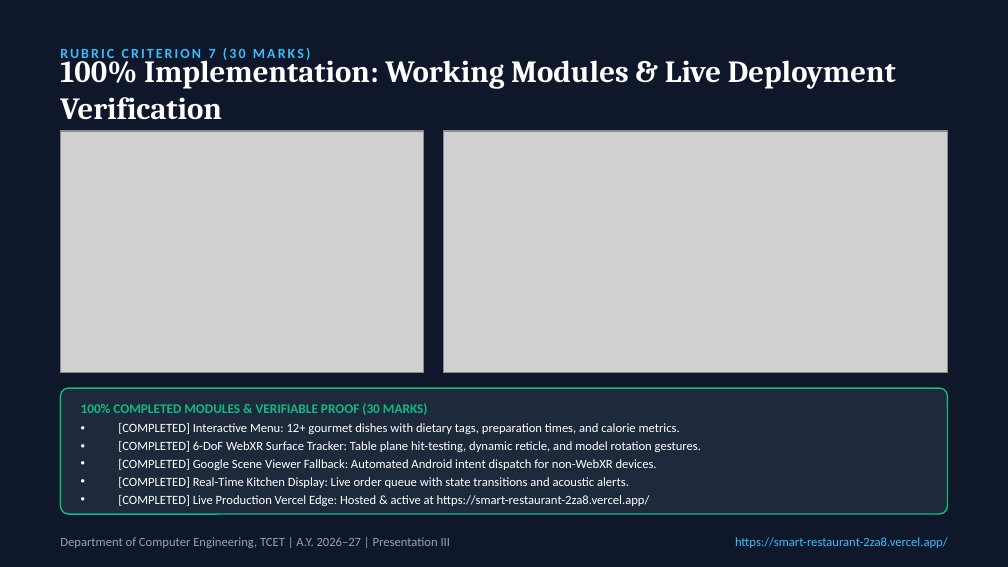
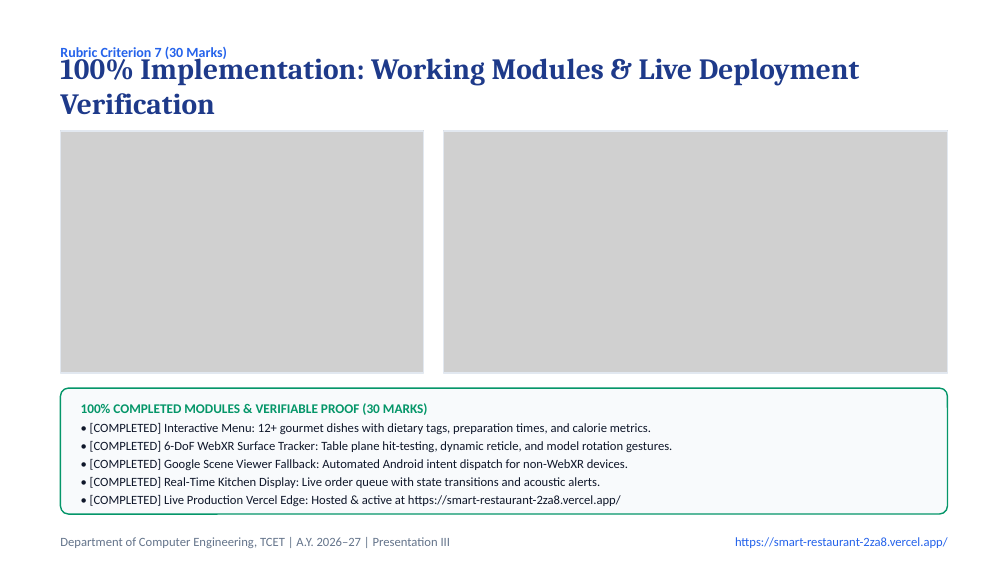
Before and after one commit to MANAV0060/Smart-Restaurant, a slide deck: slide 13 of Smart_Restaurant_Presentation_III.pptx. Drawn at 1008x567 pixels with LibreOffice and Linux fonts; fonts in the diff are those of the drawing; grey boxes stand for pictures. Boxes give left, top, right and bottom in pixels: in the first picture for what was removed or moved away, otherwise in the second. Text is boxed around its words. In the diff, an @@ line names an element or a change of style, - is before the commit and + after.

Commit message:
style(presentation): refactor PPTX to clean, professional white-and-navy academic theme

```diff
--- a/Smart_Restaurant_Presentation_III.pptx
+++ b/Smart_Restaurant_Presentation_III.pptx
@@ background #0F172A to #FFFFFF @@
@@ text at <box>60,47,227,61</box>: text changed; text colour #38BDF8 to #2563EB @@
-RUBRIC CRITERION 7 (30 MARKS)
+Rubric Criterion 7 (30 Marks)
@@ text "100% Implementation: Working Modules & ..." at <box>60,51,860,115</box>: size 22 to 21 pt, text colour #FFFFFF to #1E3A8A @@
@@ rectangle added at <box>60,131,423,373</box>, outline #E2E8F0 1 pt @@
@@ rectangle added at <box>444,131,948,373</box>, outline #E2E8F0 1 pt @@
@@ rounded rectangle at <box>60,388,948,514</box>: fill #1E293B to #F8FAFC; outline #10B981 1 pt to #059669 1 pt @@
@@ text "100% COMPLETED MODULES & VERIFIABLE ..." at <box>81,403,428,415</box>: text colour #10B981 to #059669 @@
@@ text at <box>90,423,672,506</box>: text changed; text colour #FFFFFF to #0F172A @@
-• [COMPLETED] Interactive Menu: 12+ gourmet dishes with dietary tags, preparation times, and calorie metrics.
-• [COMPLETED] 6-DoF WebXR Surface Tracker: Table plane hit-testing, dynamic reticle, and model rotation gestures.
-• [COMPLETED] Google Scene Viewer Fallback: Automated Android intent dispatch for non-WebXR devices.
-• [COMPLETED] Real-Time Kitchen Display: Live order queue with state transitions and acoustic alerts.
-• [COMPLETED] Live Production Vercel Edge: Hosted & active at https://smart-restaurant-2za8.vercel.app/
+• [COMPLETED] Interactive Menu: 12+ gourmet dishes with dietary tags, preparation times, and calorie metrics.
+• [COMPLETED] 6-DoF WebXR Surface Tracker: Table plane hit-testing, dynamic reticle, and model rotation gestures.
+• [COMPLETED] Google Scene Viewer Fallback: Automated Android intent dispatch for non-WebXR devices.
+• [COMPLETED] Real-Time Kitchen Display: Live order queue with state transitions and acoustic alerts.
+• [COMPLETED] Live Production Vercel Edge: Hosted & active at https://smart-restaurant-2za8.vercel.app/
@@ text "Department of Computer Engineering, TCET ..." at <box>60,537,451,548</box>: text colour #94A3B8 to #64748B @@
@@ text "https://smart-restaurant-2za8.vercel.app/" at <box>735,537,948,548</box>: text colour #38BDF8 to #2563EB @@
```
Also in this commit, not shown: 19 other slides changed, 1 other file.
